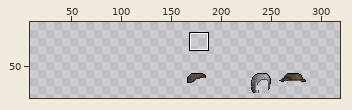
A sprite sheet gets an edit: migration/head/head_000.png. Above, an overview of the earlier version with the close-up marked.
Close-up. Before the commit:
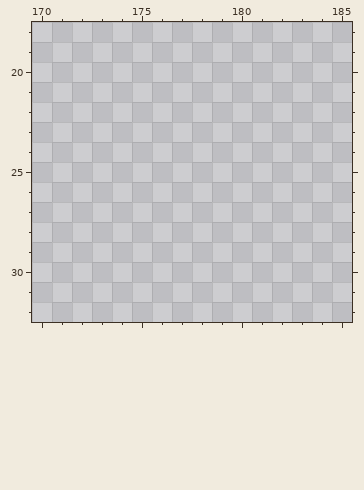
The file is 320x96 pixels. Pixels under 10% opacity are left out. Colours within 5 levels of each other are drawn and written as one. Shown: x 170..185, y 18..32. The wide view leaves out empty margins. The commit also changed other parts of the picture, which this record leaves out.
The result:
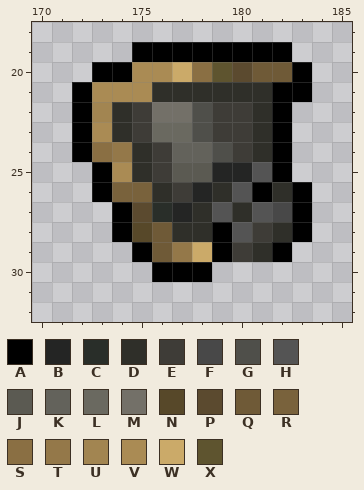
Palette (. is transparent): A #000000  B #242524  C #292e29  D #2f2f29  E #3e3c37  F #484848  G #4f4f4a  H #545454  J #5b5a52  K #63625b  L #6a6960  M #737068  N #574829  P #5b4a2f  Q #6f5a37  R #79623c  S #8a6f43  T #947849  U #a28551  V #aa8b54  W #cbaa69  X #5e542f
From old to new:
y 19: x 175..182 ........ -> AAAAAAAA
y 20: x 173..183 ........... -> AAVVWSXPQQA
y 21: x 172..183 ............ -> AVVVDDDDDDAA
y 22: x 172..182 ........... -> AUDEMMGEEDA
y 23: x 172..182 ........... -> AVDELLGEEDA
y 24: x 172..182 ........... -> ASTDEKKGEDA
y 25: x 173..182 .......... -> AVDEJJBBHA
y 26: x 173..183 ........... -> ARRDEBDHADA
y 27: x 174..183 .......... -> APCBDHDHFA
y 28: x 174..183 .......... -> ANQDDAHEDA
y 29: x 175..182 ........ -> AQTWAEDA
y 30: x 176..178 ... -> AAA
Pixel boxes of the changes (left, top, right, bottom) in both close-ups:
added: (72, 42, 312, 282)
